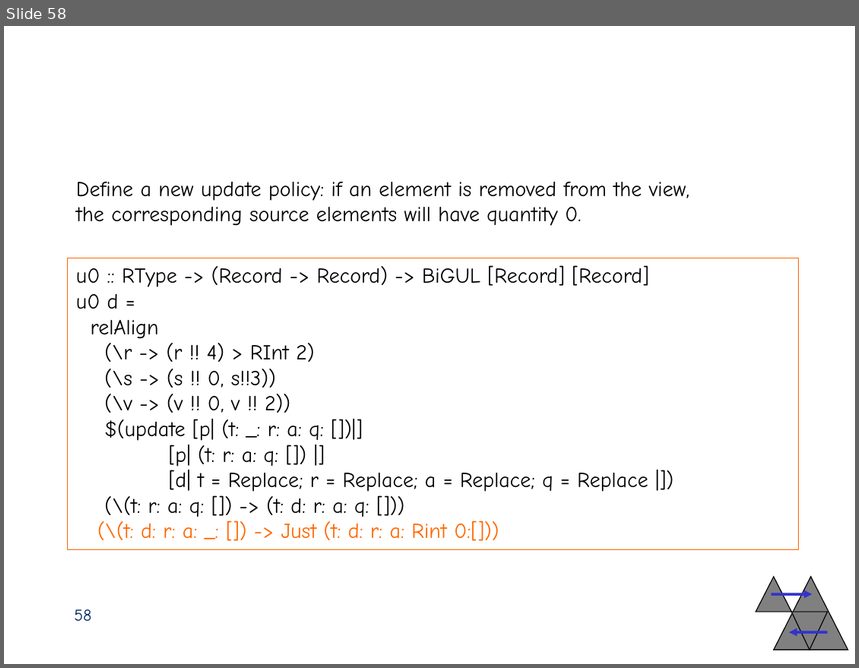
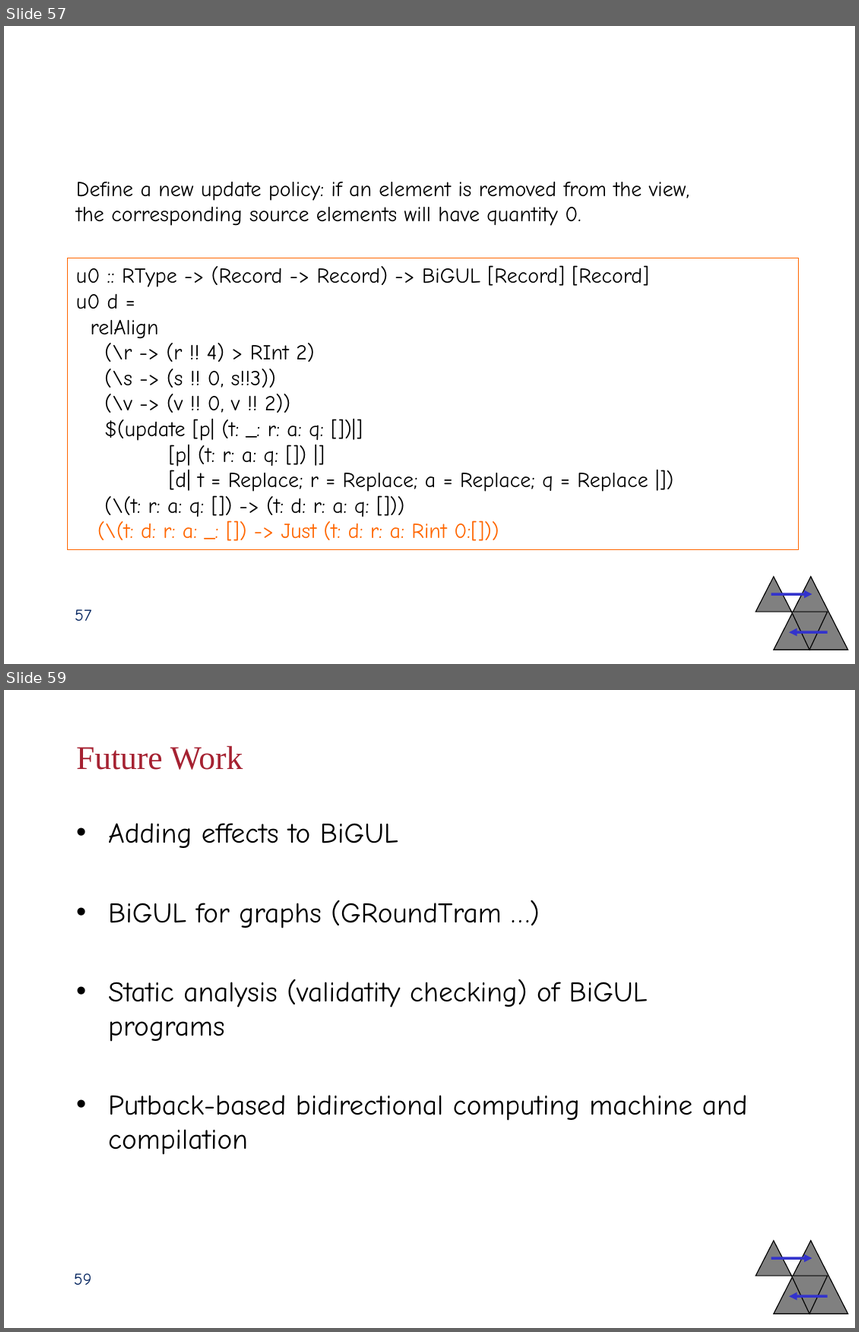
Before and after one commit to blank71/bigul-nix-flake, a slide deck: SummerSchool16/slides/hu.pptx. Shown one above the other, each under a label of ours: slide 58 before the commit, slides 57 and 59 after it; the slides between them are not shown. The pictures are 859x668 and 859x1332 pixels, drawn with LibreOffice and Linux fonts; fonts in the diff are those of the drawing; background and template pictures are left out. Boxes give left, top, right and bottom in pixels: in the first picture for what was removed or moved away, otherwise in the second. Text is boxed around its words. In the diff, an @@ line names an element or a change of style, - is before the commit and + after.

```diff
--- a/SummerSchool16/slides/hu.pptx
+++ b/SummerSchool16/slides/hu.pptx
@@ slide 59 added at [4,690,855,1328], background #FFFFFF; not listed: 5 template elements that a slide beside it also shows @@
@@ title added at [76,745,243,770], 28 pt, text #A52131 @@
+Future Work
@@ text added at [108,823,748,1155], 24 pt, text #000000 @@
+• Adding effects to BiGUL
+• BiGUL for graphs (GRoundTram …)
+• Static analysis (validatity checking) of BiGUL programs
+• Putback-based bidirectional computing machine and compilation
@@ page number added at [74,1274,91,1285], 14 pt, text #03235E @@
+59
@@ what was slide 58 is now slide 57 @@
@@ page number at [75,610,91,621]: text changed @@
-58
+57
```
Also in this commit, not shown: 1 other slide added, 1 slide removed.
